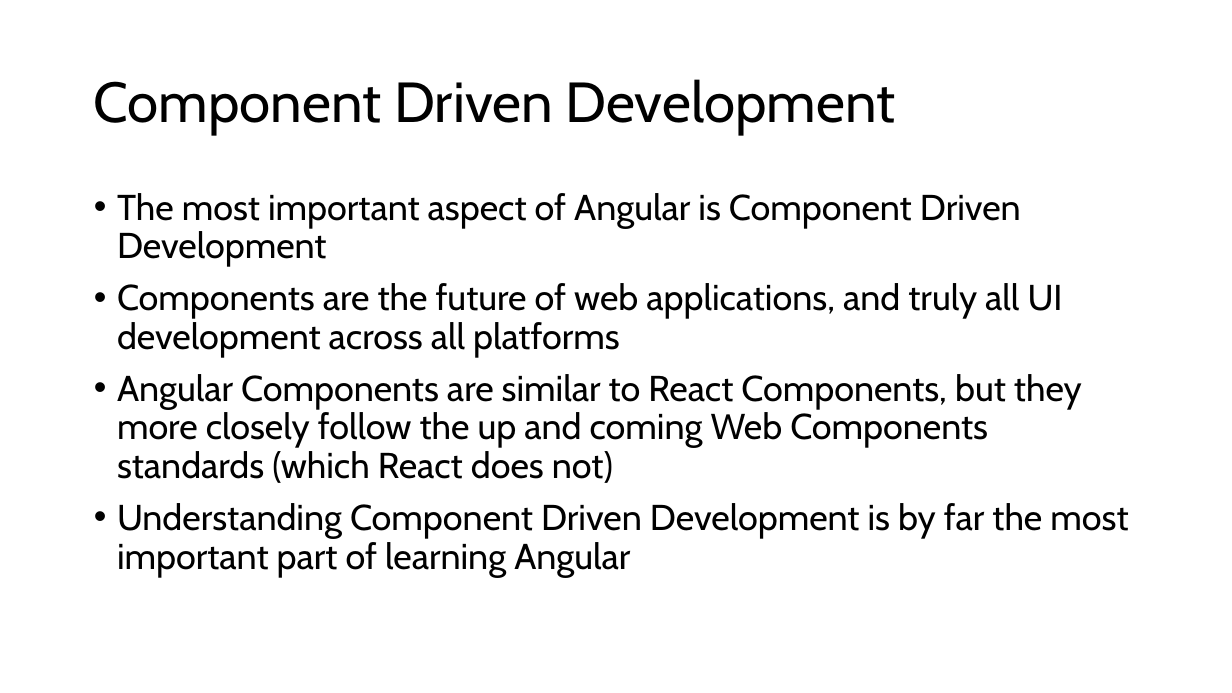
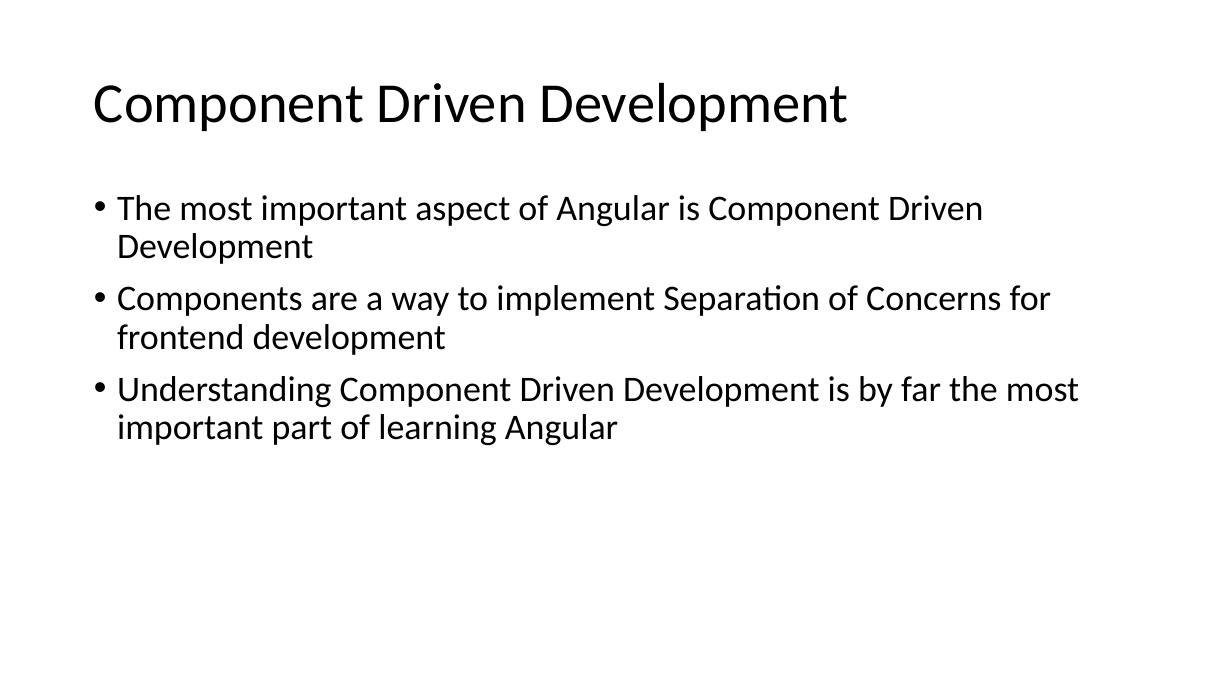
Before and after one commit to DevScope/HandsOn-Angular, a slide deck: slide 8 of Session 1 - Introduction and Slides/Introduction to Angular.pptx (slide 5 before the commit). Drawn at 1232x693 pixels with LibreOffice and Linux fonts; fonts in the diff are those of the drawing. Boxes give left, top, right and bottom in pixels: in the first picture for what was removed or moved away, otherwise in the second. Text is boxed around its words. In the diff, an @@ line names an element or a change of style, - is before the commit and + after.

```diff
--- a/Session 1 - Introduction and Slides/Introduction to Angular.pptx
+++ b/Session 1 - Introduction and Slides/Introduction to Angular.pptx
@@ title "Component Driven Development" at (94, 82, 848, 131): font Cabin to Calibri @@
@@ text at (117, 195, 1079, 445): font Cabin to Calibri in "The most important aspect of Angular is ...", "Understanding Component Driven Development is by far ..." @@
@@ text at (117, 285, 1052, 355): text changed; font Cabin to Calibri @@
-• Components are the future of web applications, and truly all UI development across all platforms
-• Angular Components are similar to React Components, but they more closely follow the up and coming Web Components standards (which React does not)
+• Components are a way to implement Separation of Concerns for frontend development
```
Also in this commit, not shown: 21 other slides changed, 8 slides added, 3 slides removed, 2 other files.
